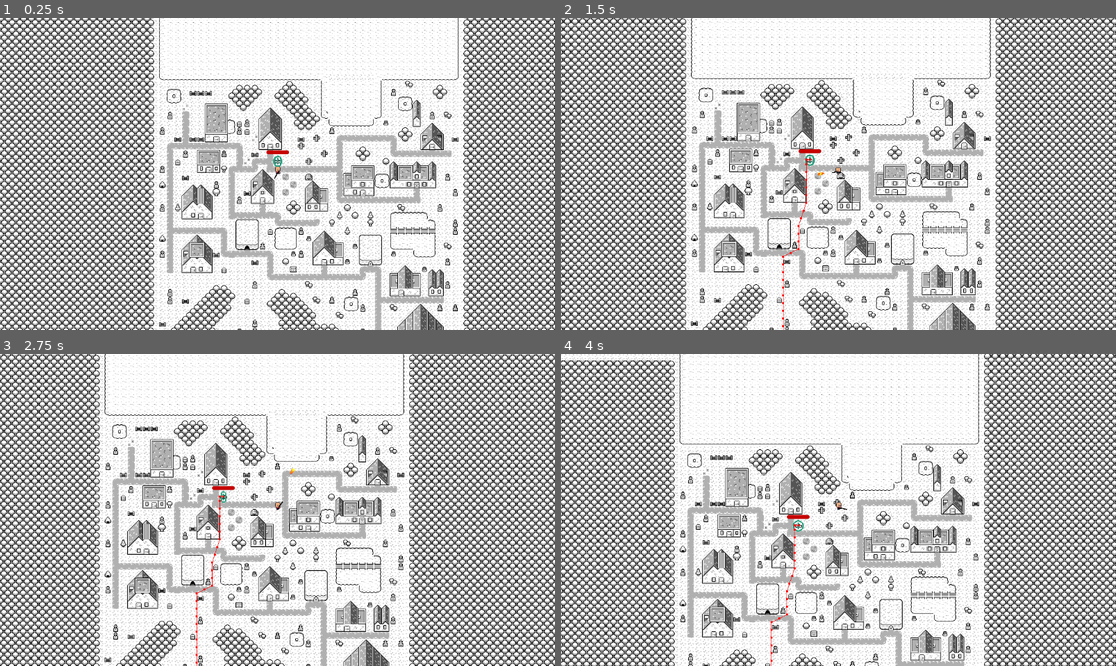
Above: before the commit, frames 1-4 (two rows, left to right).
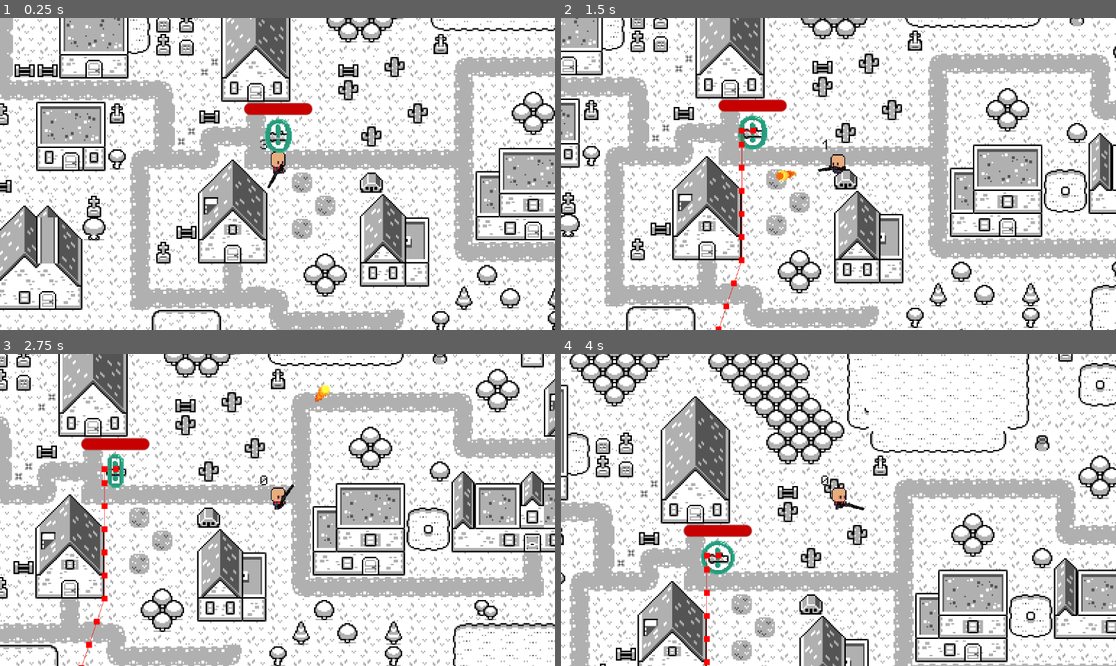
Above: after the commit, the same moments.

Repository: Tretaq/testa
Game: Godot game, scene res://game.tscn
Two runs of this game, one before a commit and one after it. Both use one fixed random seed, a clock stepped at 60 frames per second and the inputs below.
Inputs (mouse positions are in pixels of both pictures, inside the frame that each line leads up to):
- Up to frame 1 (0.25 s): no input
- Up to frame 2 (1.5 s): tap Enter at 0.5 s; move the mouse to (960, 158) at 0.52 s; hold D (RIGHT) 0.53-1.28 s; click (960, 158) at 0.6 s; move the mouse to (727, 189) at 1.27 s; hold S (DOWN) from 1.28 s (still down); click (727, 189) at 1.35 s
- Up to frame 3 (2.75 s): move the mouse to (333, 441) at 2.02 s; release S (DOWN) at 2.03 s; hold D (RIGHT) from 2.03 s (still down); tap Alt at 2.1 s; click (333, 441) at 2.3 s
- Up to frame 4 (4 s): move the mouse to (810, 572) at 2.77 s; release D (RIGHT) at 2.78 s; hold W (UP) 2.78-3.53 s; tap Shift at 2.85 s; click (810, 572) at 3.05 s; move the mouse to (1005, 556) at 3.52 s; hold A (LEFT) from 3.53 s (still down); click (1005, 556) at 3.6 s

The runs differ from the first frame. In frame 1, 63% of the frame differs, in the area x 0-100%, y 0-100%; in frame 2, 63%; in frame 3, 63%; in frame 4, 61%.

Commit message:
ammo shows now

Diff:
--- a/game.tscn
+++ b/game.tscn
@@ -1,6 +1,7 @@
-[gd_scene load_steps=27 format=4 uid="uid://jhospea73sb0"]
+[gd_scene load_steps=28 format=4 uid="uid://jhospea73sb0"]
 
 [ext_resource type="PackedScene" uid="uid://cmwbgbdwf2a3y" path="res://player.tscn" id="1_80nbo"]
+[ext_resource type="Script" uid="uid://d1acvubgolpkk" path="res://global.gd" id="1_ryrav"]
 [ext_resource type="Texture2D" uid="uid://copwht617xe6i" path="res://Assets/Monochrome/Tilemap/tilemap.png" id="2_e2o6t"]
 [ext_resource type="PackedScene" uid="uid://dcavkiv18iarn" path="res://mob/mob.tscn" id="2_fc0e3"]
 [ext_resource type="PackedScene" uid="uid://nfxbcrmt5nqx" path="res://point.tscn" id="3_feb5d"]
@@ -401,6 +402,9 @@
 
 [node name="Game" type="Node2D"]
 
+[node name="Global" type="Node" parent="."]
+script = ExtResource("1_ryrav")
+
 [node name="TileMapLayer" type="TileMapLayer" parent="."]
 position = Vector2(-15, 19)
 tile_map_data = PackedByteArray("AAAAAAAAAAALAAcAAAABAAAAAAAMAAcAAAACAAAAAAANAAcAAAADAAAAAAAAAAAAAAAEAAAAAAAAAAAAAAAFAA …(270512 unchanged characters)…
@@ -410,6 +414,7 @@
 position = Vector2(24, 101)
 
 [node name="Camera2D" type="Camera2D" parent="player"]
+zoom = Vector2(3, 3)
 
 [node name="point" parent="." instance=ExtResource("3_feb5d")]
 position = Vector2(25, 75)
--- /dev/null
+++ b/global.gd
@@ -0,0 +1,4 @@
+extends Node
+
+
+var ammo = 3
--- a/gun/gun.gd
+++ b/gun/gun.gd
@@ -1,5 +1,5 @@
 extends Node2D
-var ammo = 3
+var ammo = Global.ammo
 const BULLET = preload("res://bullet/bullet.tscn")
 @onready var muzzle: Marker2D = $Marker2D
 func _process(delta: float) -> void:
@@ -12,7 +12,8 @@
         scale.y = 1
     if Input.is_action_just_pressed("fire") and ammo > 0:
             ammo -= 1
-            print(ammo)
+            Global.ammo = ammo
+            print(Global.ammo)
             var bullet_instance = BULLET.instantiate()
             get_tree().root.add_child(bullet_instance)
             bullet_instance.global_position = muzzle.global_position
--- a/player.gd
+++ b/player.gd
@@ -10,6 +10,7 @@
 
 
 func _process(delta: float) -> void:
+	$Label.text = str(Global.ammo)
 	if get_global_mouse_position().x < global_position.x:
 		sprite.flip_h = true
 	else:
--- a/player.tscn
+++ b/player.tscn
@@ -1,9 +1,10 @@
-[gd_scene load_steps=24 format=3 uid="uid://cmwbgbdwf2a3y"]
+[gd_scene load_steps=25 format=3 uid="uid://cmwbgbdwf2a3y"]
 
 [ext_resource type="Texture2D" uid="uid://cebnt8ojc1rn0" path="res://Assets/playertest/SUNNYSIDE_WORLD_CHARACTERS_PARTS_V0.3.1/IDLE/base_idle_strip9.png" id="1_4flbx"]
 [ext_resource type="Script" uid="uid://cqn1e0iejmnan" path="res://player.gd" id="1_onrkg"]
 [ext_resource type="Texture2D" uid="uid://bcaygly6o46vi" path="res://Assets/playertest/SUNNYSIDE_WORLD_CHARACTERS_PARTS_V0.3.1/RUN/base_run_strip8.png" id="3_i3pqv"]
 [ext_resource type="PackedScene" uid="uid://cj6lvjhbd4418" path="res://gun/gun.tscn" id="4_hqtel"]
+[ext_resource type="FontFile" uid="uid://b7ccie6gdm621" path="res://Assets/ranass/PixelOperator8.ttf" id="5_sweqy"]
 
 [sub_resource type="AtlasTexture" id="AtlasTexture_onrkg"]
 atlas = ExtResource("1_4flbx")
@@ -142,6 +143,7 @@
 
 [node name="CharacterBody2D" type="CharacterBody2D"]
 collision_layer = 5
+collision_mask = 5
 script = ExtResource("1_onrkg")
 
 [node name="AnimatedSprite2D" type="AnimatedSprite2D" parent="."]
@@ -160,3 +162,13 @@
 
 [node name="Gun" parent="." instance=ExtResource("4_hqtel")]
 position = Vector2(2, -4)
+
+[node name="Label" type="Label" parent="."]
+unique_name_in_owner = true
+offset_left = -13.0
+offset_top = -24.0
+offset_right = 27.0
+offset_bottom = -1.0
+theme_override_colors/font_color = Color(0.16206557, 0.1620656, 0.16206557, 1)
+theme_override_fonts/font = ExtResource("5_sweqy")
+theme_override_font_sizes/font_size = 8
--- a/project.godot
+++ b/project.godot
@@ -13,6 +13,10 @@
 config/name="Testa"
 run/main_scene="res://game.tscn"
 config/features=PackedStringArray("4.5", "GL Compatibility")
+
+[autoload]
+
+Global="*res://global.gd"
 
 [editor_plugins]
 
Binary file added: Assets/ranass/PixelOperator8.ttf
Not shown, added: Assets/ranass/PixelOperator8.ttf.import
Not shown, added: global.gd.uid
